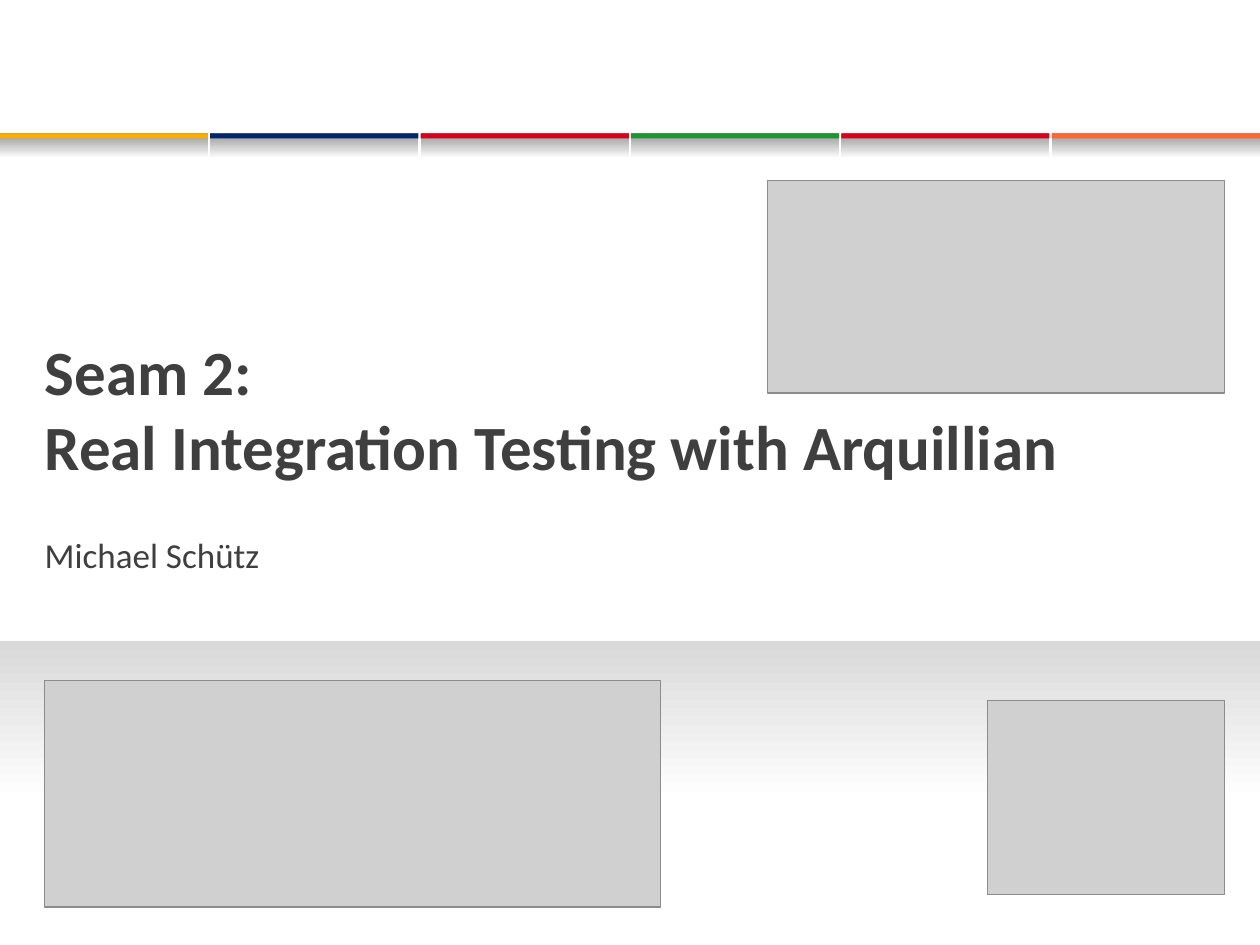
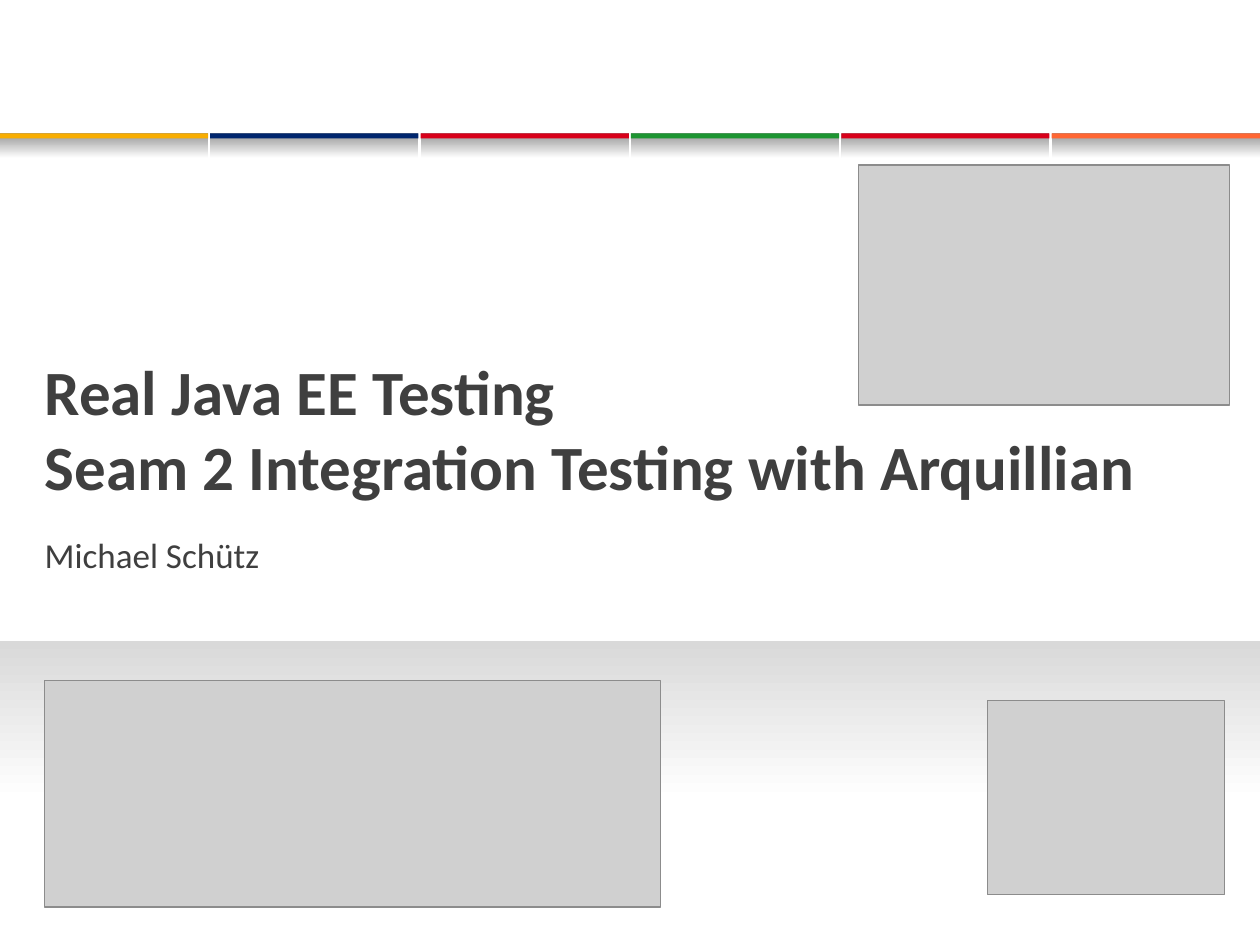
Before and after one commit to michaelschuetz/seamArquillian-linuxtag2011, a slide deck: slide 1 of doc/linuxtag_SeamArquillian_de.pptx. Drawn at 1260x945 pixels with LibreOffice and Linux fonts; fonts in the diff are those of the drawing; grey boxes stand for pictures; background and template pictures are left out. Boxes give left, top, right and bottom in pixels: in the first picture for what was removed or moved away, otherwise in the second. Text is boxed around its words. In the diff, an @@ line names an element or a change of style, - is before the commit and + after.

```diff
--- a/doc/linuxtag_SeamArquillian_de.pptx
+++ b/doc/linuxtag_SeamArquillian_de.pptx
@@ picture: place and size @@
-picture at bbox=[767, 180, 1225, 393]
+picture at bbox=[858, 165, 1230, 406]
@@ title at bbox=[45, 370, 1134, 501]: text changed @@
-Seam 2:
-Real Integration Testing with Arquillian
+Real Java EE Testing
+Seam 2 Integration Testing with Arquillian
```
Also in this commit, not shown: 14 other slides changed.
